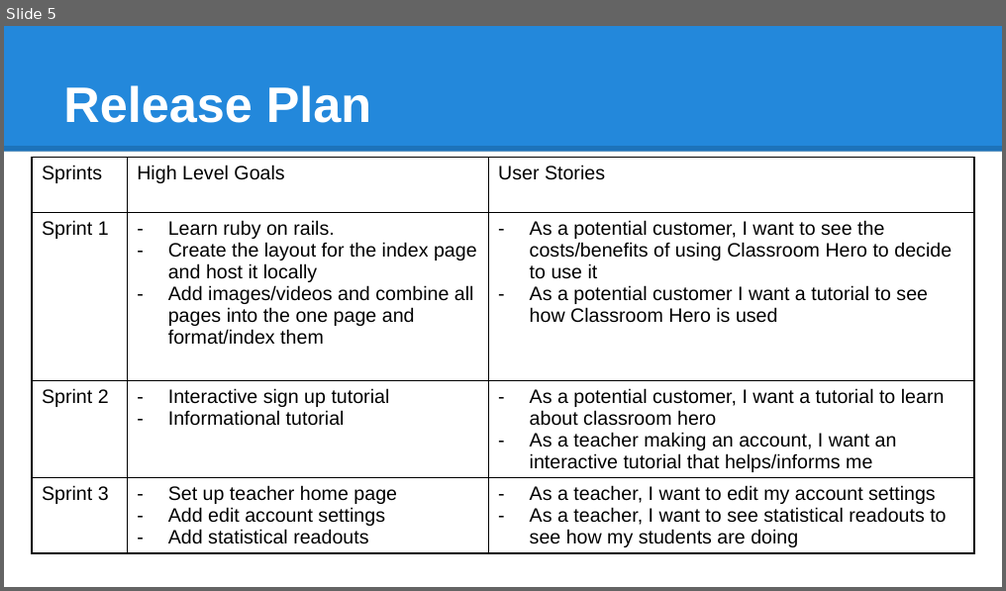
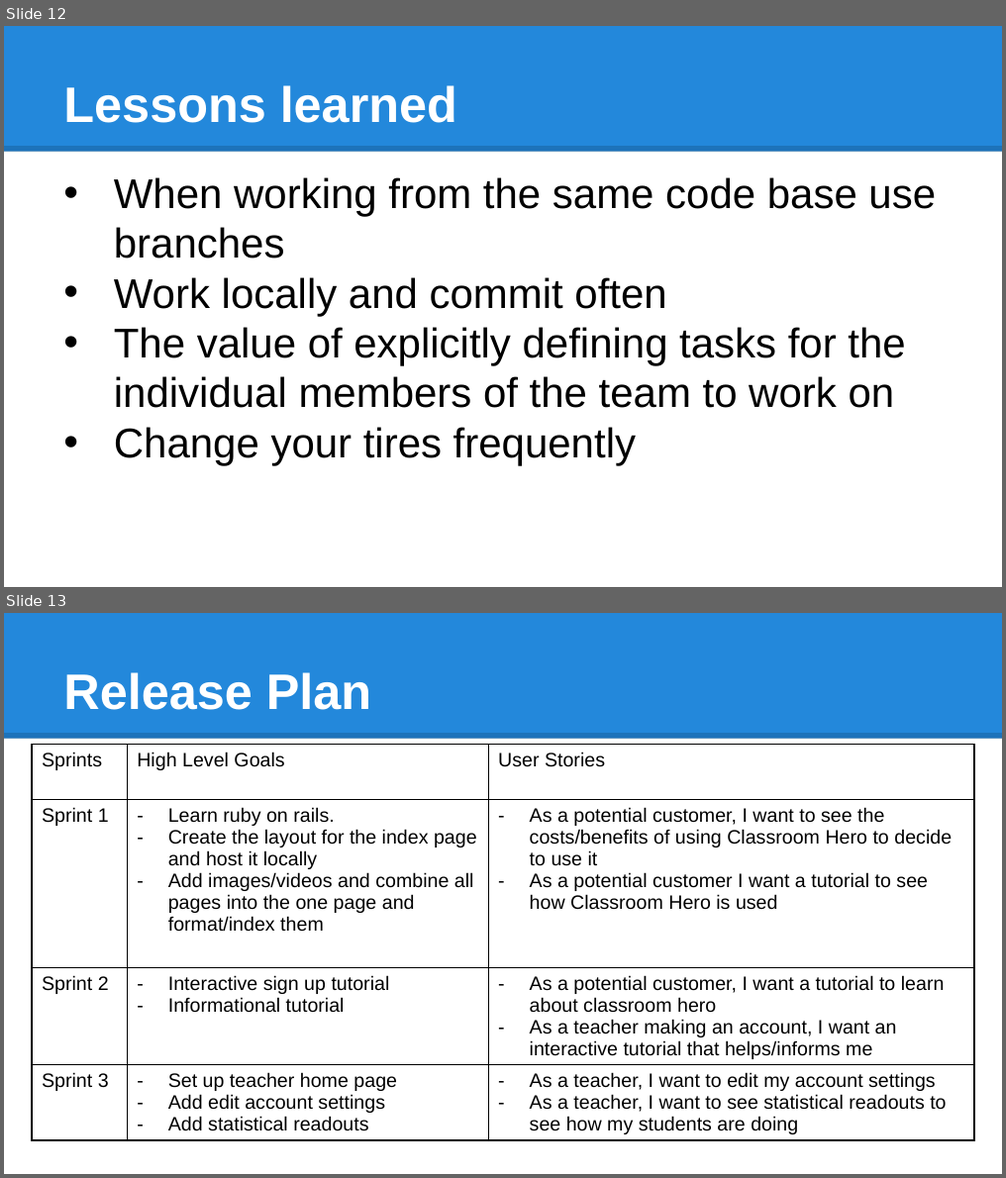
Before and after one commit to JoshNussbaum/classroom-hero-rails, a slide deck: CS115_Presentation.pptx. Shown one above the other, each under a label of ours: slide 5 before the commit, slides 12 and 13 after it. The pictures are 1006x591 and 1006x1178 pixels, drawn with LibreOffice and Linux fonts; fonts in the diff are those of the drawing. Boxes give left, top, right and bottom in pixels: in the first picture for what was removed or moved away, otherwise in the second. Text is boxed around its words. In the diff, an @@ line names an element or a change of style, - is before the commit and + after.

```diff
--- a/CS115_Presentation.pptx
+++ b/CS115_Presentation.pptx
@@ slide 12 added at <box>4,26,1002,587</box>, background #FFFFFF; not listed: 2 template elements that a slide beside it also shows @@
@@ title added at <box>63,85,457,123</box>, 36 pt, text #FFFFFF, bold @@
+Lessons learned
@@ text added at <box>114,177,936,466</box>, 30 pt, text #000000 @@
+• When working from the same code base use branches
+• Work locally and commit often
+• The value of explicitly defining tasks for the individual members of the team to work on
+• Change your tires frequently
@@ what was slide 5 is now slide 13 @@
```
Also in this commit, not shown: 2 slides changed, 9 other slides added, 2 slides removed, 6 other files.
